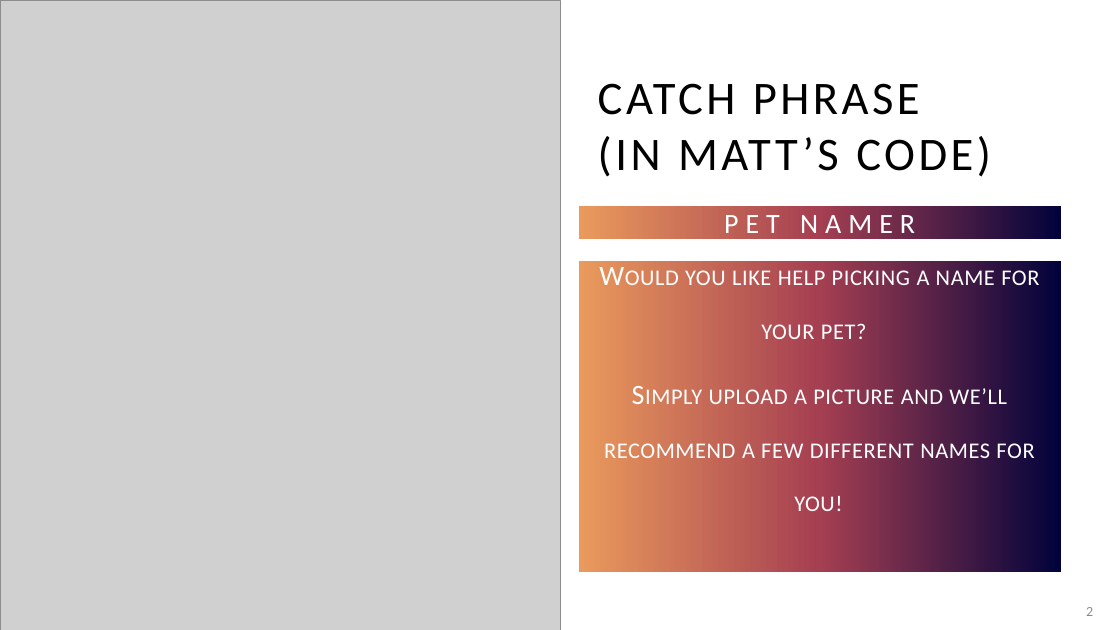
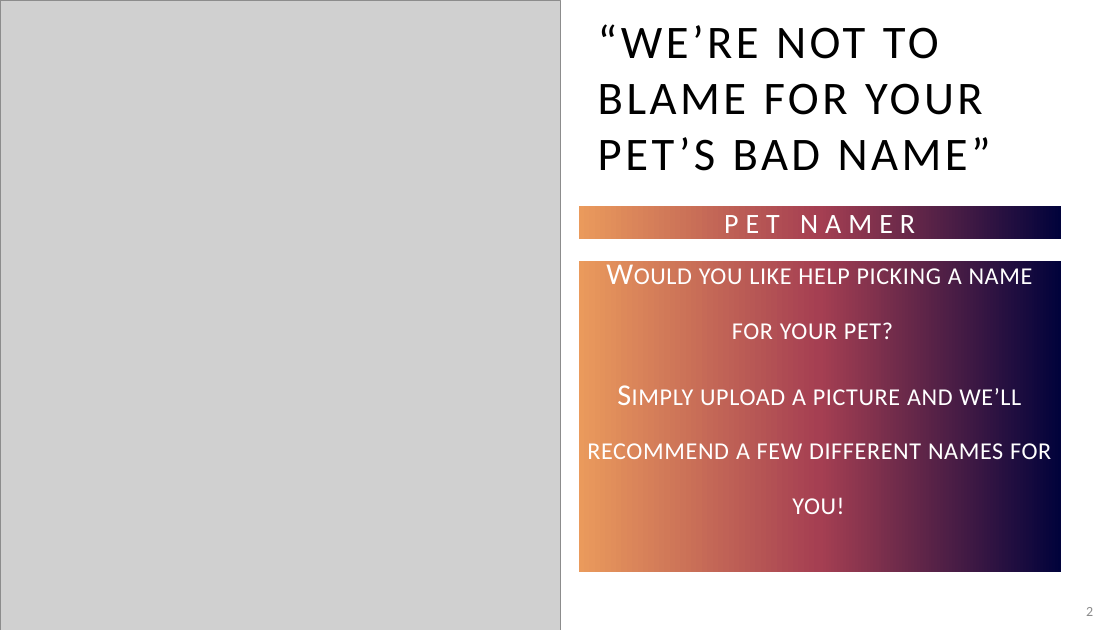
Before and after one commit to adriaonline/CPT200SP24-Team1, a slide deck: slide 2 of Phase 2 Docs/Phase 2 - Presentation.pptx. Drawn at 1120x630 pixels with LibreOffice and Linux fonts; fonts in the diff are those of the drawing; grey boxes stand for pictures. Boxes give left, top, right and bottom in pixels: in the first picture for what was removed or moved away, otherwise in the second. Text is boxed around its words. In the diff, an @@ line names an element or a change of style, - is before the commit and + after.

```diff
--- a/Phase 2 Docs/Phase 2 - Presentation.pptx
+++ b/Phase 2 Docs/Phase 2 - Presentation.pptx
@@ title at [598,24,991,171]: text changed @@
-CATCH PHRASE
-(IN MATT’S CODE)
+“WE’RE NOT TO BLAME FOR YOUR PET’S BAD NAME”
@@ text "Would you like help picking ..." at [579,261,1061,573]: size 24 to 25.9 pt; line spacing 1.6 to 1.5 @@
```
Also in this commit, not shown: 1 other slide changed, 1 other file.
